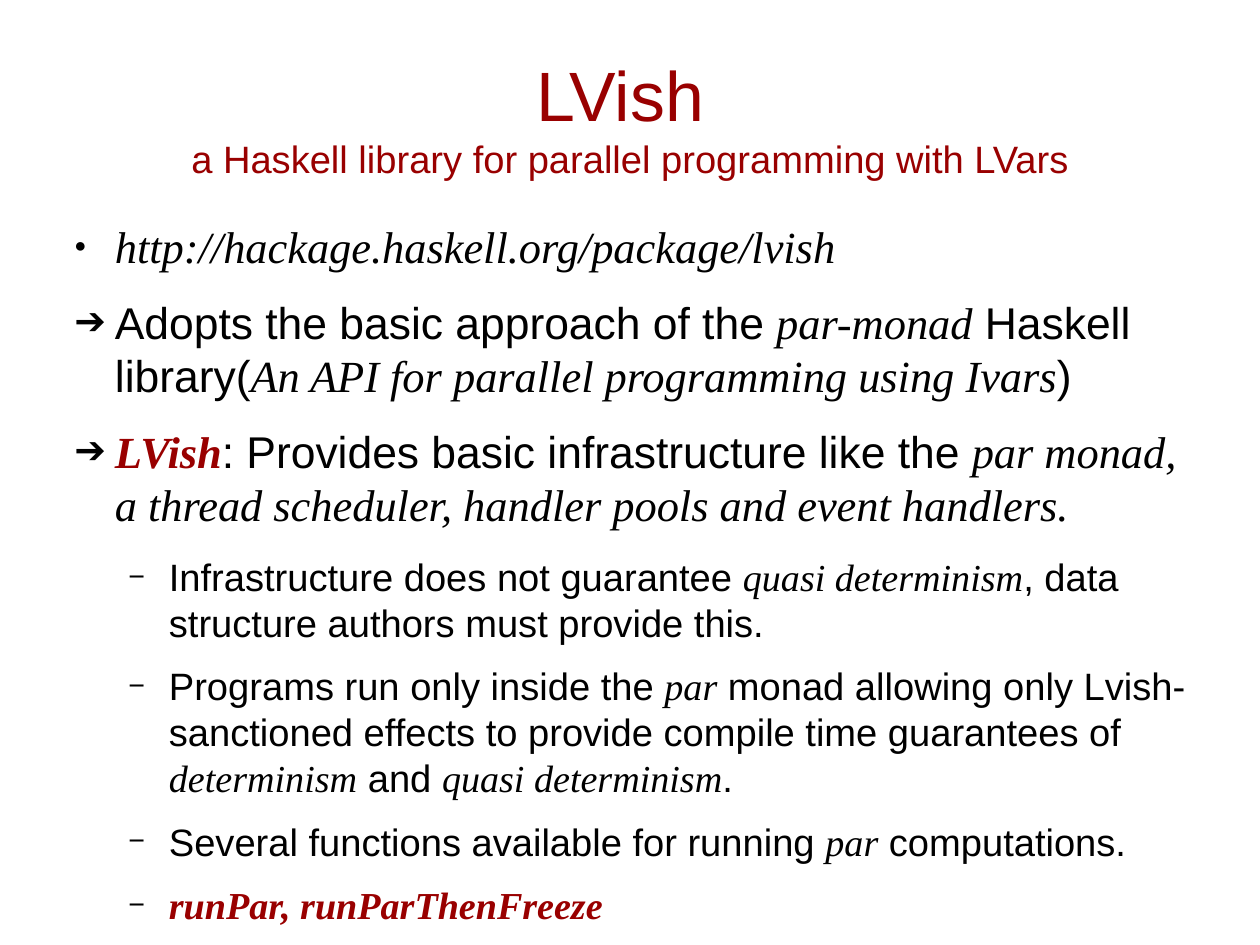
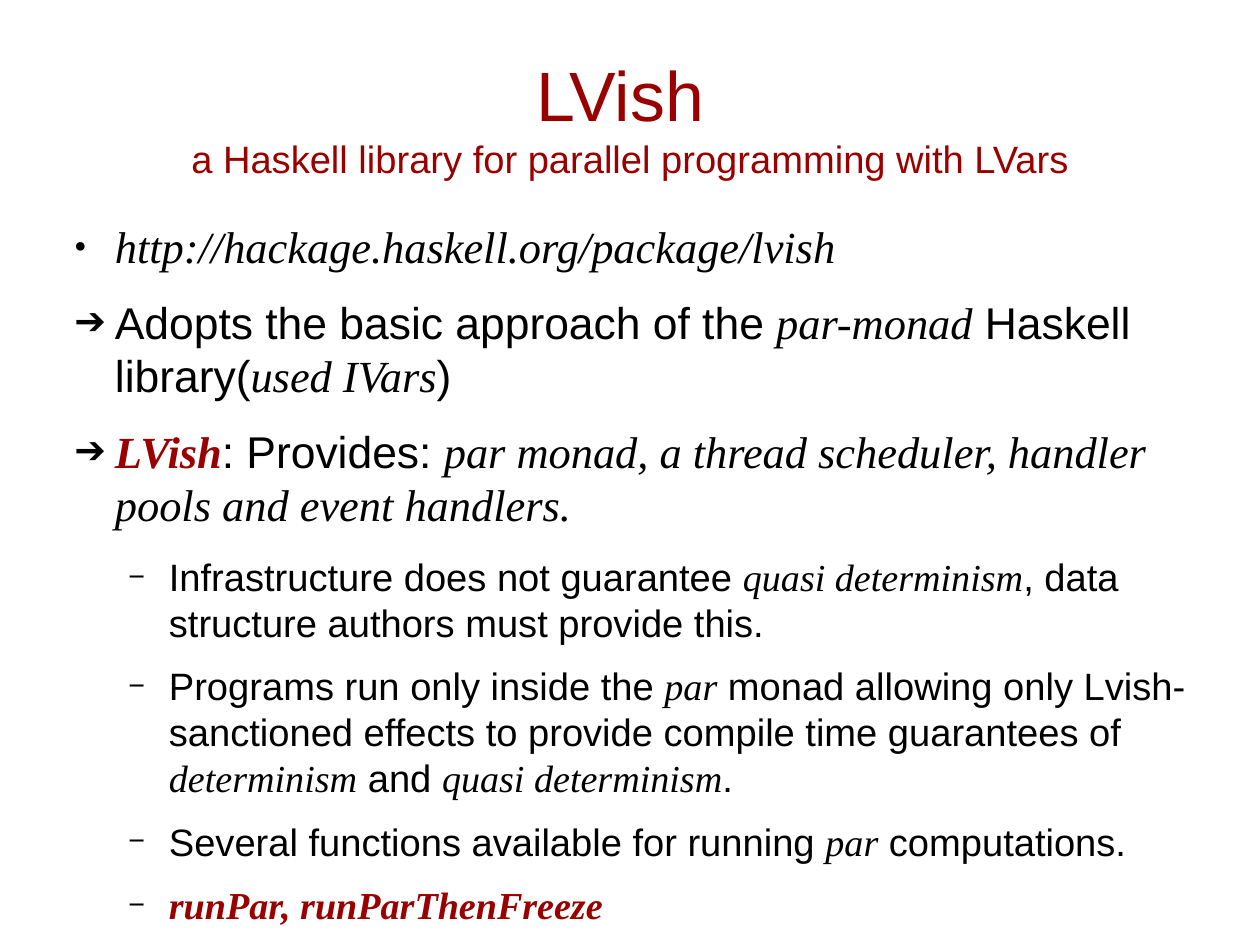
Before and after one commit to sentinel88/Personal, a slide deck: slide 16 of Talk.odp. Drawn at 1260x945 pixels with LibreOffice and Linux fonts; fonts in the diff are those of the drawing. Boxes give left, top, right and bottom in pixels: in the first picture for what was removed or moved away, otherwise in the second. Text is boxed around its words. In the diff, an @@ line names an element or a change of style, - is before the commit and + after.

```diff
--- a/Talk.odp
+++ b/Talk.odp
@@ text at <box>115,306,1146,530</box>: text changed @@
-➔ Adopts the basic approach of the par-monad Haskell library(An API for parallel programming using Ivars)
-➔ LVish: Provides basic infrastructure like the par monad, a thread scheduler, handler pools and event handlers.
+➔ Adopts the basic approach of the par-monad Haskell library(used IVars)
+➔ LVish: Provides: par monad, a thread scheduler, handler pools and event handlers.
```
Also in this commit, not shown: 8 other slides changed, 3 other files.
